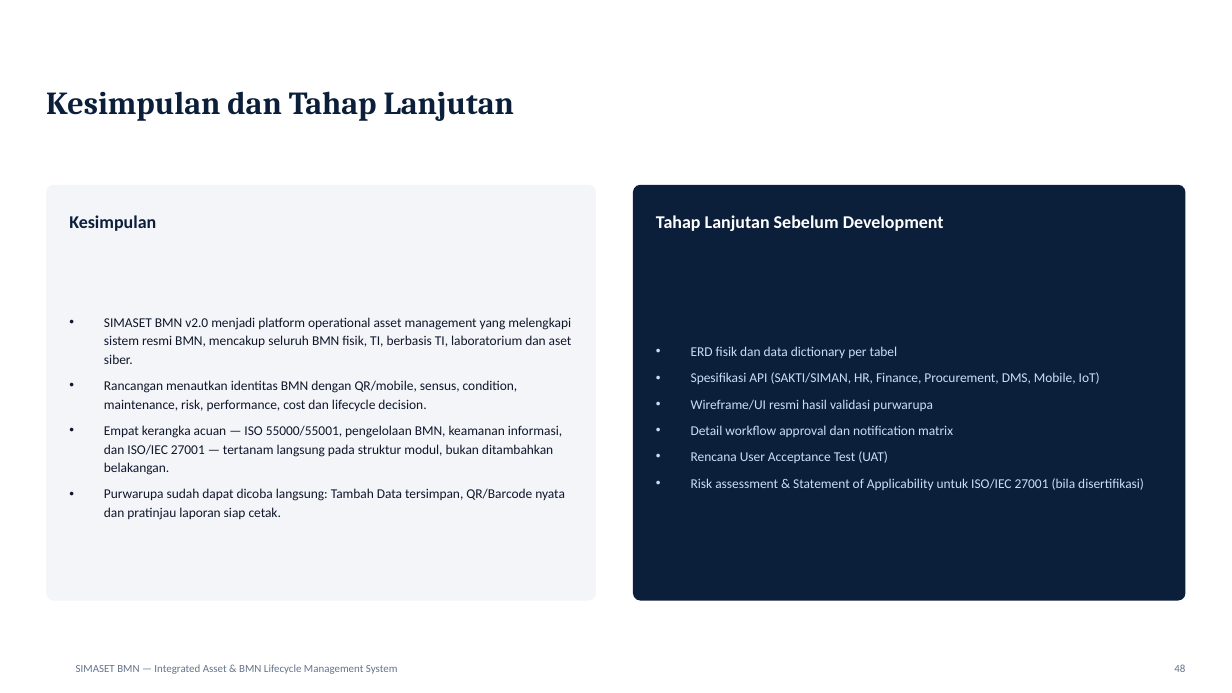
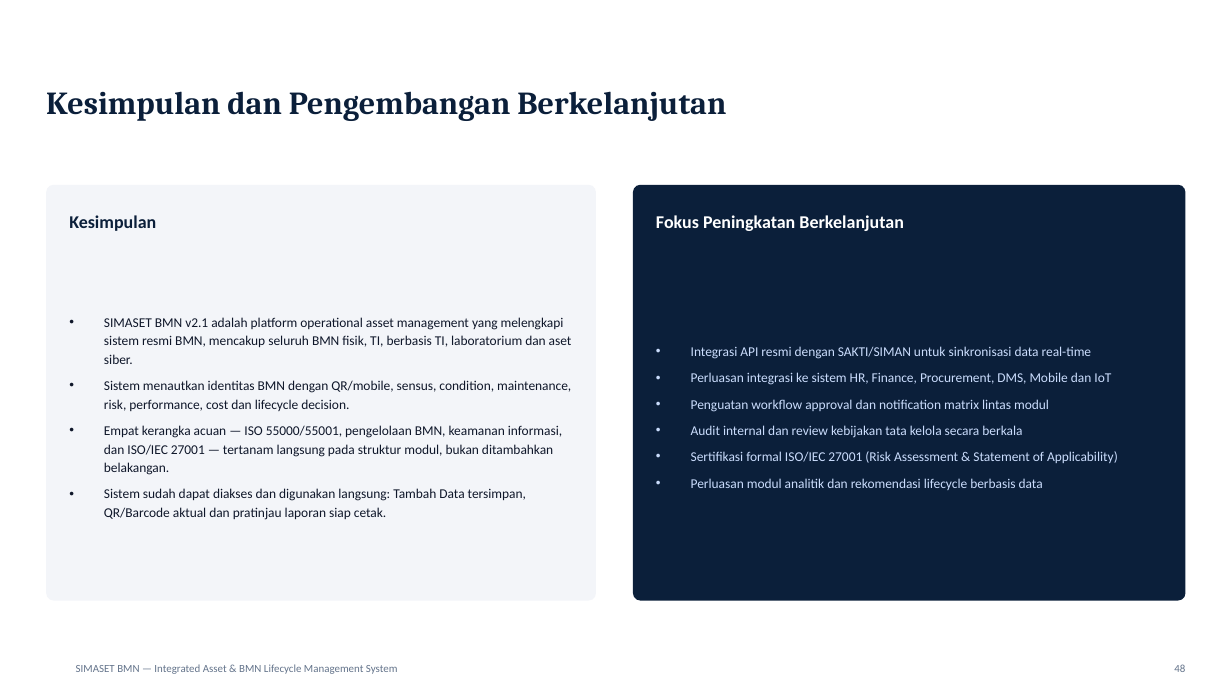
Before and after one commit to DrOsmond-STU/asetmanajemen, a slide deck: slide 49 of docs/SIMASET-BMN-Presentasi.pptx. Drawn at 1232x693 pixels with LibreOffice and Linux fonts; fonts in the diff are those of the drawing; background and template pictures are left out. Boxes give left, top, right and bottom in pixels: in the first picture for what was removed or moved away, otherwise in the second. Text is boxed around its words. In the diff, an @@ line names an element or a change of style, - is before the commit and + after.

```diff
--- a/docs/SIMASET-BMN-Presentasi.pptx
+++ b/docs/SIMASET-BMN-Presentasi.pptx
@@ text at (46, 91, 726, 121): text changed @@
-Kesimpulan dan Tahap Lanjutan
+Kesimpulan dan Pengembangan Berkelanjutan
@@ text at (656, 215, 903, 231): text changed @@
-Tahap Lanjutan Sebelum Development
+Fokus Peningkatan Berkelanjutan
@@ text at (104, 317, 572, 411): text changed @@
-• SIMASET BMN v2.0 menjadi platform operational asset management yang melengkapi sistem resmi BMN, mencakup seluruh BMN fisik, TI, berbasis TI, laboratorium dan aset siber.
-• Rancangan menautkan identitas BMN dengan QR/mobile, sensus, condition, maintenance, risk, performance, cost dan lifecycle decision.
+• SIMASET BMN v2.1 adalah platform operational asset management yang melengkapi sistem resmi BMN, mencakup seluruh BMN fisik, TI, berbasis TI, laboratorium dan aset siber.
+• Sistem menautkan identitas BMN dengan QR/mobile, sensus, condition, maintenance, risk, performance, cost dan lifecycle decision.
@@ text at (691, 346, 1118, 490): text changed @@
-• ERD fisik dan data dictionary per tabel
-• Spesifikasi API (SAKTI/SIMAN, HR, Finance, Procurement, DMS, Mobile, IoT)
-• Wireframe/UI resmi hasil validasi purwarupa
-• Detail workflow approval dan notification matrix
-• Rencana User Acceptance Test (UAT)
-• Risk assessment & Statement of Applicability untuk ISO/IEC 27001 (bila disertifikasi)
+• Integrasi API resmi dengan SAKTI/SIMAN untuk sinkronisasi data real-time
+• Perluasan integrasi ke sistem HR, Finance, Procurement, DMS, Mobile dan IoT
+• Penguatan workflow approval dan notification matrix lintas modul
+• Audit internal dan review kebijakan tata kelola secara berkala
+• Sertifikasi formal ISO/IEC 27001 (Risk Assessment & Statement of Applicability)
+• Perluasan modul analitik dan rekomendasi lifecycle berbasis data
@@ text at (104, 488, 526, 520): text changed @@
-• Purwarupa sudah dapat dicoba langsung: Tambah Data tersimpan, QR/Barcode nyata dan pratinjau laporan siap cetak.
+• Sistem sudah dapat diakses dan digunakan langsung: Tambah Data tersimpan, QR/Barcode aktual dan pratinjau laporan siap cetak.
```
Also in this commit, not shown: 22 other slides changed, 4 other files.
